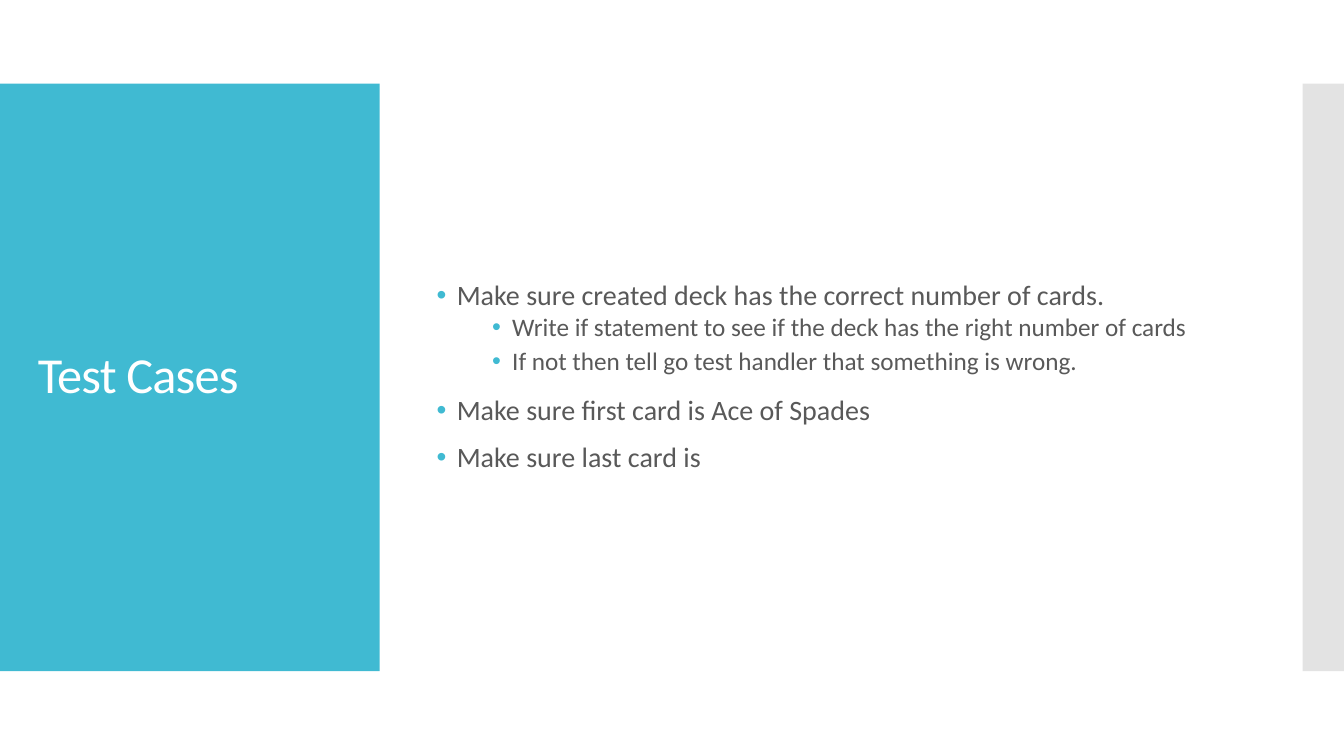
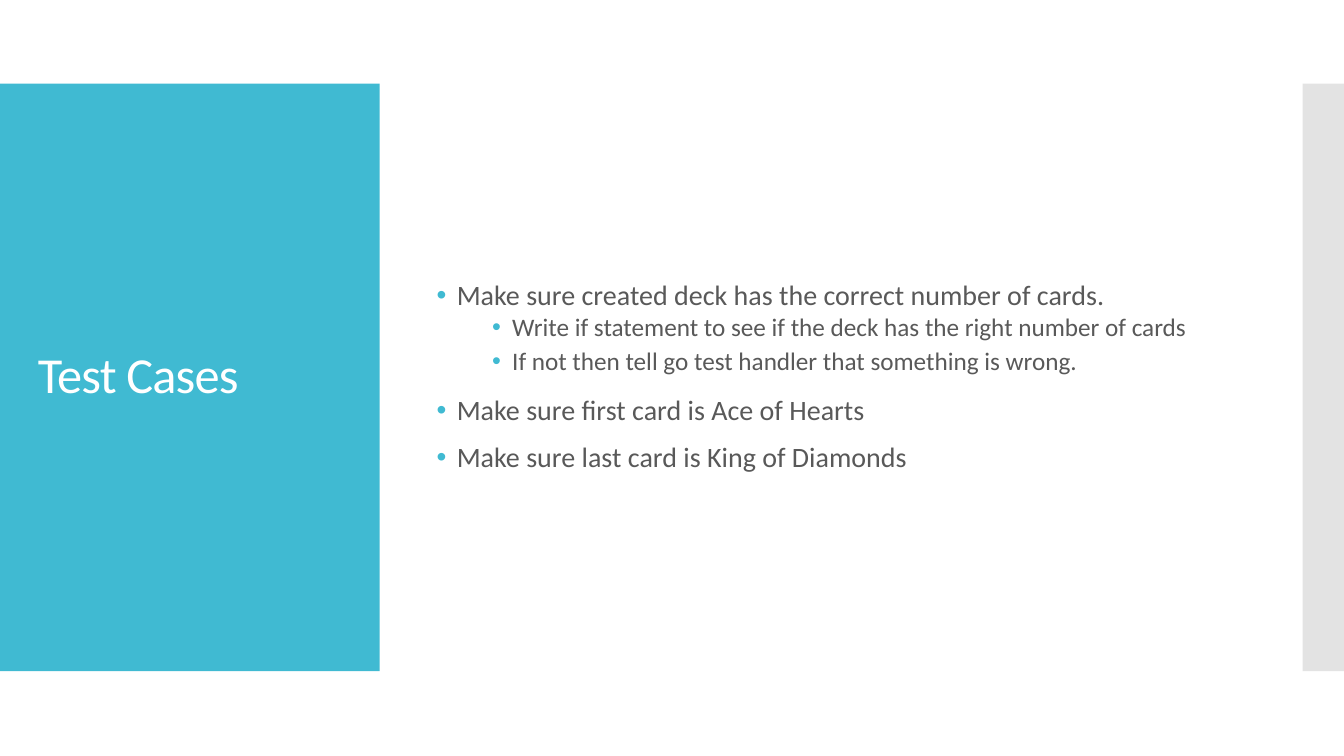
Before and after one commit to kevinlin47/Learn_Go, a slide deck: slide 3 of testing/testing_go.pptx. Drawn at 1344x756 pixels with LibreOffice and Linux fonts; fonts in the diff are those of the drawing. Boxes give left, top, right and bottom in pixels: in the first picture for what was removed or moved away, otherwise in the second. Text is boxed around its words. In the diff, an @@ line names an element or a change of style, - is before the commit and + after.

```diff
--- a/testing/testing_go.pptx
+++ b/testing/testing_go.pptx
@@ text at bbox=[457, 400, 907, 472]: text changed @@
-• Make sure first card is Ace of Spades
-• Make sure last card is
+• Make sure first card is Ace of Hearts
+• Make sure last card is King of Diamonds
```
Also in this commit, not shown: 1 other file.
